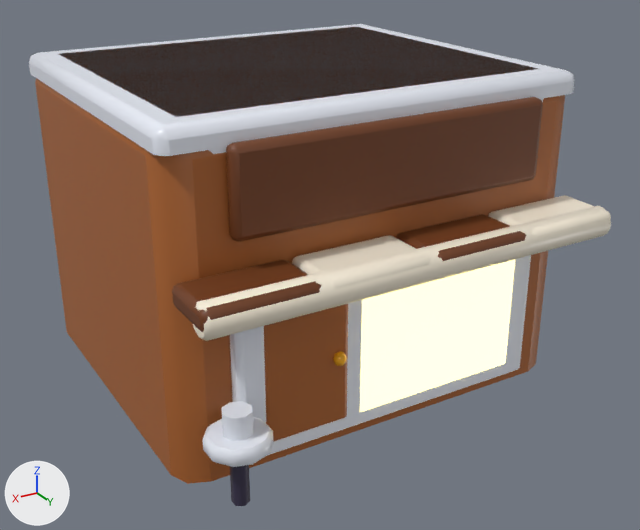
An edit to the FBX model world_overhaul/export/buildings/Coffee Shop.fbx, drawn before and after from the same camera.
The view is the same before and after, from a camera (50 mm lens) standing at (8.17, 14.77, 9.06) and looking at (-0.06, 1.06, 2.2). Lighting does not change. The marker at lower left points along +X, +Y and +Z. The first picture is the older version.

The first picture shows 'Maker_CoffeeShop', 'Maker_CoffeeShop_Glow_GLOW_WARM'.
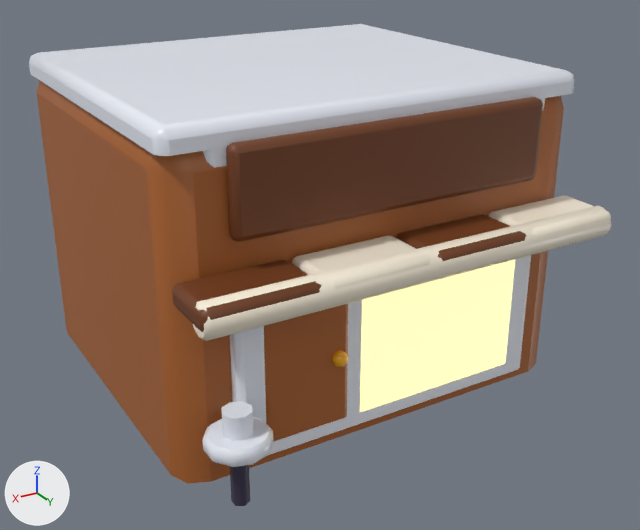
What differs and where, as boxes (x1, y1, x2, y2) in the pictures (640 x 530 px; the box of a moved part takes in the faces that stretch with it):
'Maker_CoffeeShop_Glow_GLOW_WARM', surface changed
    both: (360, 259, 515, 412)
part 1 of me_maker_coffeeshop, moved or reshaped
    before: (35, 27, 557, 484)
    after: (37, 81, 555, 484)

Edits to the bpy script that builds the scene:
```text
Change mat_wo_glow_glow_warm:
    mat_wo_glow_glow_warm.emission_strength: 2.0 -> 1.2
Change me_maker_coffeeshop:
    where me_maker_coffeeshop.from_pydata(...)  # 632 vertices, 584 faces; spans x -4.0..4.0, y -3.5..4.75, z 0.0..6.0
    used by ob_maker_coffeeshop; location = (0.0, 0.0, 0.0)
    me_maker_coffeeshop part 1: 7 of the vertices in x 3.5..4.0, y 3.0..3.5, z 5.5..6.0 are moved by (0.0, 0.0, -0.2)
```
